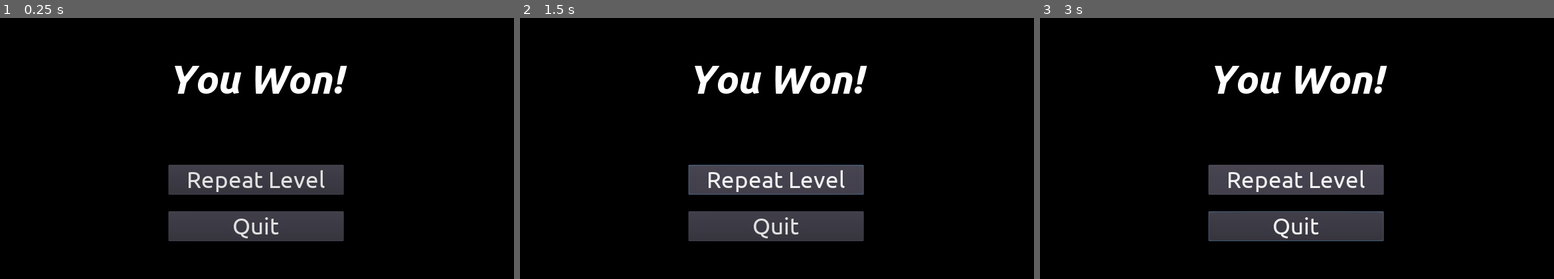
Above: before the commit, frames 1-3 (left to right).
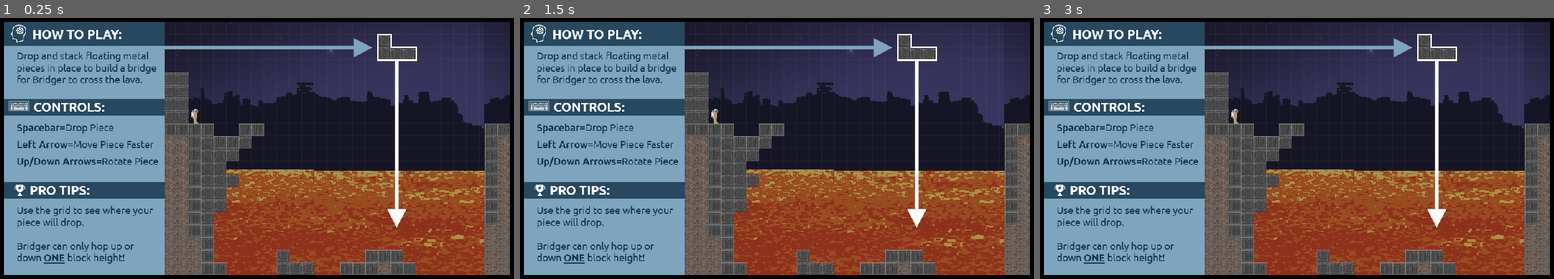
Above: after the commit, the same moments.

Repository: jtuttle/bridger
Game: Godot game, scene res://objects/UI/tutorial_screen/tutorial_screen.tscn
Two runs of this game, one before a commit and one after it. Both use one fixed random seed, a clock stepped at 60 frames per second and the inputs below. This scene is started directly instead of the project's main scene.
Inputs (mouse positions are in pixels of both pictures, inside the frame that each line leads up to):
- Up to frame 1 (0.25 s): no input
- Up to frame 2 (1.5 s): click (777, 179) at 0.5 s, where only the run before the commit has a clickable "Repeat Level"; tap Enter at 1.25 s; hold Escape (bring_up_ui) from 1.28 s (still down); hold Space (drop_piece) from 1.28 s (still down)
- Up to frame 3 (3 s): release Escape (bring_up_ui) at 2.03 s; release Space (drop_piece) at 2.03 s; tap Up (rotate_clockwise) at 2.1 s; tap Enter at 2.75 s; hold Escape (bring_up_ui) from 2.78 s (still down); hold Down (rotate_counter_clockwise) from 2.78 s (still down)

The runs differ from the first frame. In frame 1, 95% of the frame differs, in the area x 0-100%, y 1-99%; in frame 2, 94%; in frame 3, 94%.
Error before the commit: Attempt to call function 'get_node' in base 'null instance' on a null instance. (res://objects/global/global.gd:44)

Commit message:
Add tutorial scene

Diff:
--- a/objects/UI/tutorial_screen/tutorial_screen.gd
+++ b/objects/UI/tutorial_screen/tutorial_screen.gd
@@ -1,23 +1,4 @@
 extends CenterContainer
-
-signal REPEAT_LEVEL
-signal NEXT_LEVEL
 
 # Called when the node enters the scene tree for the first time.
 func _ready():
-	$v_box_container/next_level_button.connect("pressed", self, "_next_pressed")
-	$v_box_container/repeat_level_button.connect("pressed", self, "_repeat_pressed")
-	$v_box_container/quit_button.connect("pressed", self, "_quit_pressed")
-
-
-func _next_pressed():
-	global.load_next_level()
-	emit_signal("NEXT_LEVEL")
-
-func _repeat_pressed():
-	global.load_level()
-	emit_signal("REPEAT_LEVEL")
-
-
-func _quit_pressed():
-	get_tree().quit()
--- a/objects/UI/tutorial_screen/tutorial_screen.tscn
+++ b/objects/UI/tutorial_screen/tutorial_screen.tscn
@@ -1,63 +1,16 @@
-[gd_scene load_steps=6 format=2]
+[gd_scene load_steps=2 format=2]
 
-[ext_resource path="res://fonts/Ubuntu-BoldItalic.ttf" type="DynamicFontData" id=1]
-[ext_resource path="res://fonts/Ubuntu-Regular.ttf" type="DynamicFontData" id=2]
-[ext_resource path="res://objects/UI/tutorial_screen/tutorial_screen.gd" type="Script" id=3]
+[ext_resource path="res://images/tutorial.png" type="Texture" id=1]
 
-[sub_resource type="DynamicFont" id=1]
-size = 72
-font_data = ExtResource( 1 )
-
-[sub_resource type="DynamicFont" id=2]
-size = 42
-font_data = ExtResource( 2 )
-
-[node name="win_screen" type="CenterContainer"]
+[node name="tutorial_screen" type="CenterContainer"]
 anchor_right = 1.0
 anchor_bottom = 1.0
 size_flags_vertical = 2
-script = ExtResource( 3 )
 __meta__ = {
 "_edit_use_anchors_": false
 }
 
-[node name="v_box_container" type="VBoxContainer" parent="."]
-margin_left = 321.0
-margin_top = 102.0
-margin_right = 638.0
-margin_bottom = 437.0
-custom_constants/separation = 30
-alignment = 2
-__meta__ = {
-"_edit_use_anchors_": false
-}
-
-[node name="title" type="Label" parent="v_box_container"]
-margin_right = 317.0
-margin_bottom = 167.0
-size_flags_vertical = 1
-custom_fonts/font = SubResource( 1 )
-text = "You Won!
-"
-
-[node name="next_level_button" type="Button" parent="v_box_container"]
-visible = false
-margin_top = 197.0
-margin_right = 317.0
-margin_bottom = 251.0
-custom_fonts/font = SubResource( 2 )
-text = "Next Level"
-
-[node name="repeat_level_button" type="Button" parent="v_box_container"]
-margin_top = 197.0
-margin_right = 317.0
-margin_bottom = 251.0
-custom_fonts/font = SubResource( 2 )
-text = "Repeat Level"
-
-[node name="quit_button" type="Button" parent="v_box_container"]
-margin_top = 281.0
-margin_right = 317.0
-margin_bottom = 335.0
-custom_fonts/font = SubResource( 2 )
-text = "Quit"
+[node name="sprite" type="Sprite" parent="."]
+position = Vector2( 481, 269.5 )
+scale = Vector2( 0.952083, 0.952083 )
+texture = ExtResource( 1 )
--- a/objects/levels/game/game.tscn
+++ b/objects/levels/game/game.tscn
@@ -1,8 +1,8 @@
 [gd_scene load_steps=5 format=2]
 
-[ext_resource path="res://objects/UI/win_screen/win_screen.tscn" type="PackedScene" id=1]
+[ext_resource path="res://objects/levels/level_1/level_1.tscn" type="PackedScene" id=1]
 [ext_resource path="res://objects/UI/lose_screen/lose_screen.tscn" type="PackedScene" id=2]
-[ext_resource path="res://objects/levels/level_1/level_1.tscn" type="PackedScene" id=3]
+[ext_resource path="res://objects/UI/win_screen/win_screen.tscn" type="PackedScene" id=3]
 [ext_resource path="res://objects/levels/level_controller.gd" type="Script" id=4]
 
 [node name="game" type="Node2D"]
Binary file added: images/tutorial.png
Not shown, added: images/tutorial.png.import
Not shown: 2 places in objects/levels/game/game.tscn that only renumber resources
